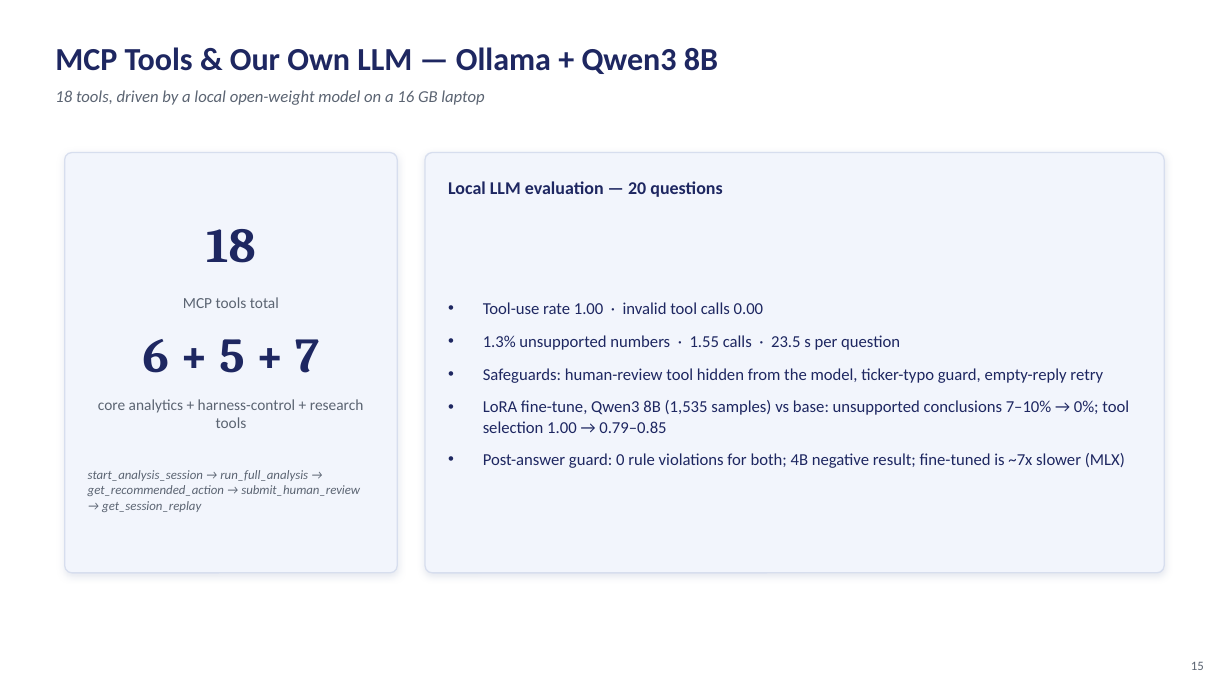
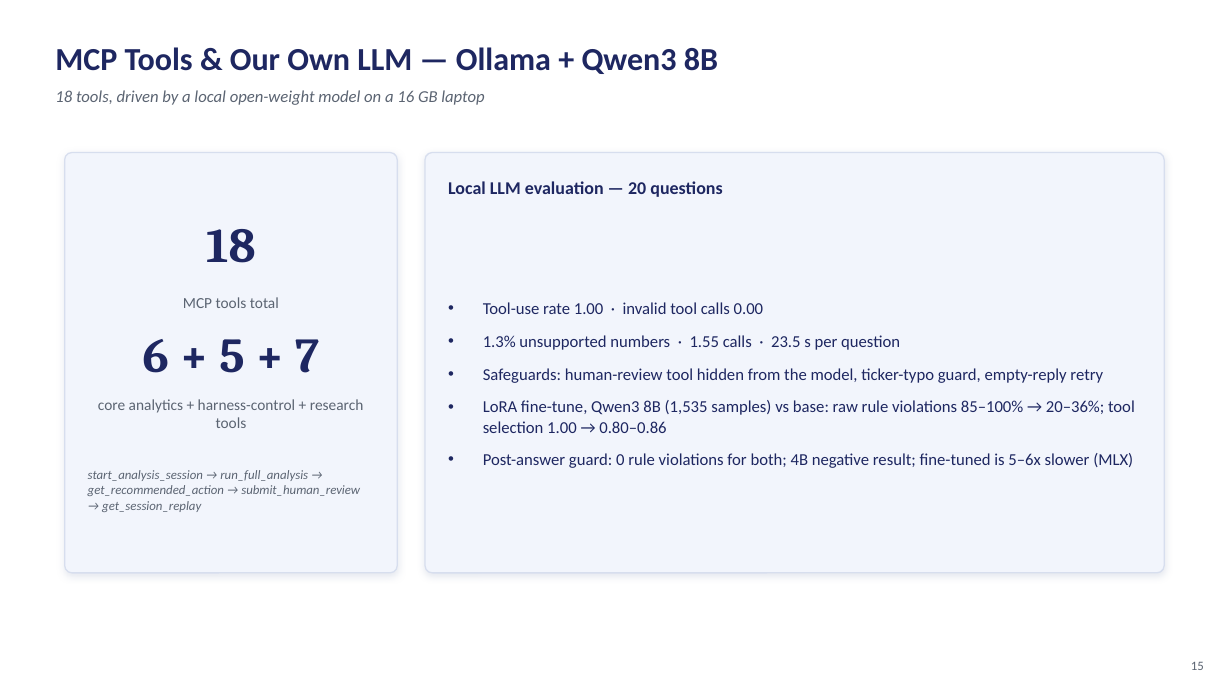
Before and after one commit to altugikiz/bist100-mcp-trader, a slide deck: slide 15 of docs/presentation/BIST100_Harness_Presentation.pptx. Drawn at 1232x693 pixels with LibreOffice and Linux fonts; fonts in the diff are those of the drawing. Boxes give left, top, right and bottom in pixels: in the first picture for what was removed or moved away, otherwise in the second. Text is boxed around its words. In the diff, an @@ line names an element or a change of style, - is before the commit and + after.

```diff
--- a/docs/presentation/BIST100_Harness_Presentation.pptx
+++ b/docs/presentation/BIST100_Harness_Presentation.pptx
@@ text at <box>483,400,1135,468</box>: text changed @@
-• LoRA fine-tune, Qwen3 8B (1,535 samples) vs base: unsupported conclusions 7–10% → 0%; tool selection 1.00 → 0.79–0.85
-• Post-answer guard: 0 rule violations for both; 4B negative result; fine-tuned is ~7x slower (MLX)
+• LoRA fine-tune, Qwen3 8B (1,535 samples) vs base: raw rule violations 85–100% → 20–36%; tool selection 1.00 → 0.80–0.86
+• Post-answer guard: 0 rule violations for both; 4B negative result; fine-tuned is 5–6x slower (MLX)
```
Also in this commit, not shown: 6 other files.
